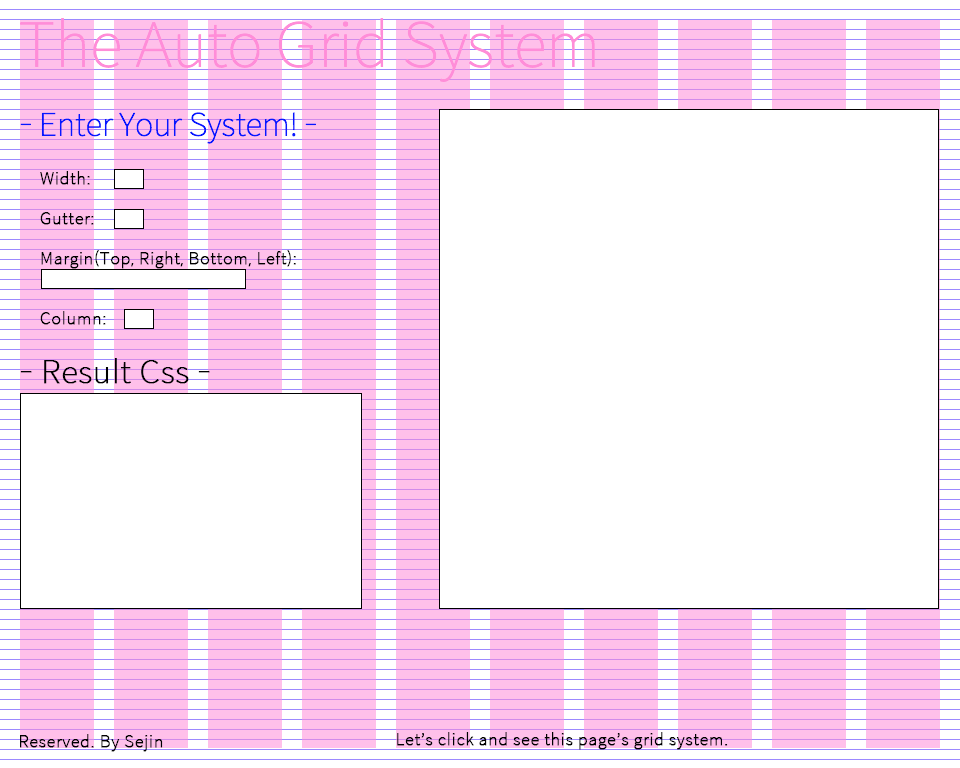
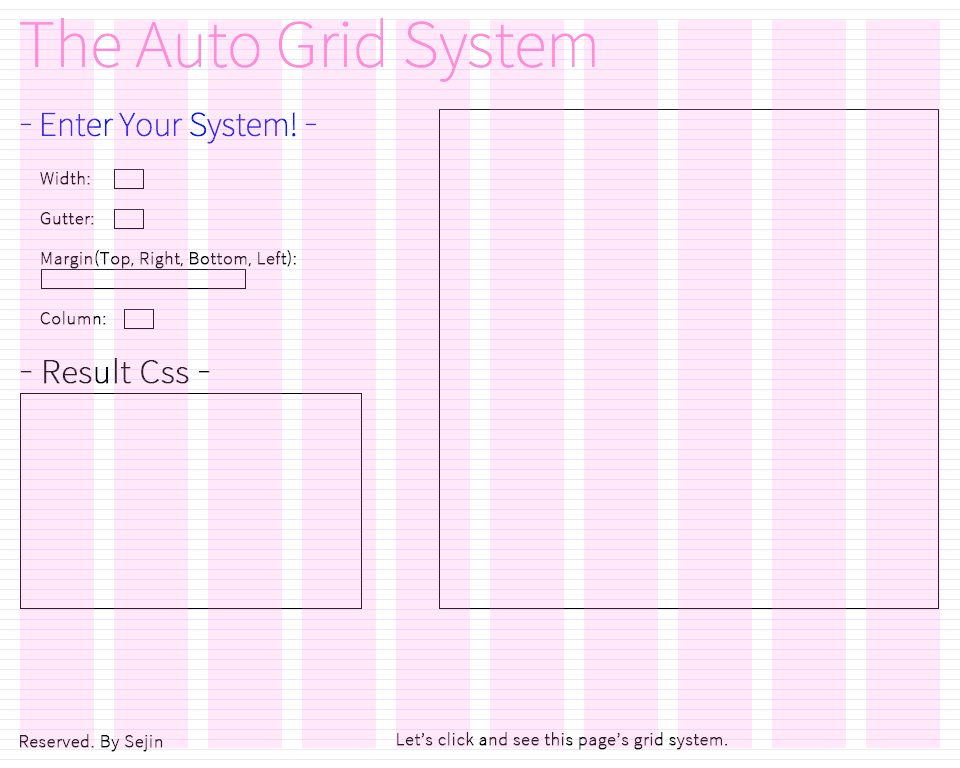
Layers edited between the first and the second 960 x 768 image:
renamed "grid" to "GRID", moved it above "header" over (x1=0, y1=9, x2=960, y2=760)
"row copy 5": opacity 55% → 20% over (x1=20, y1=20, x2=940, y2=748)
"baseline 10": opacity 100% → 20% over (x1=0, y1=9, x2=960, y2=760)
